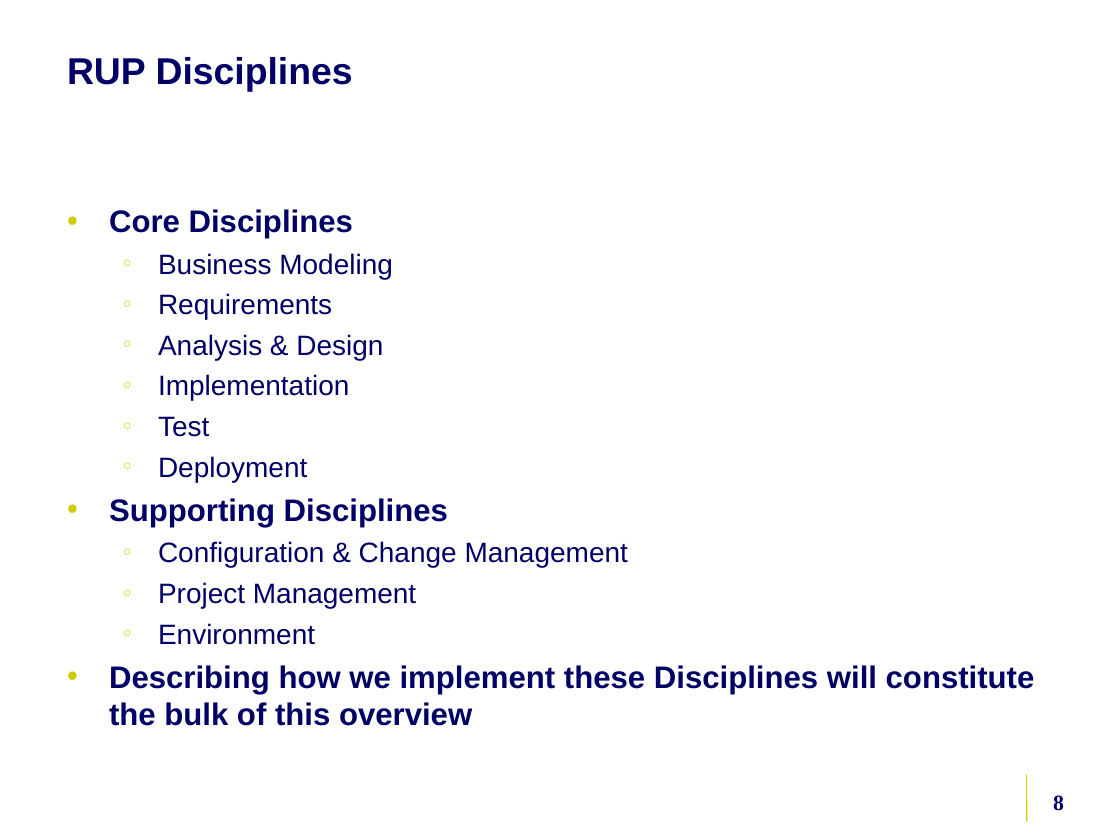
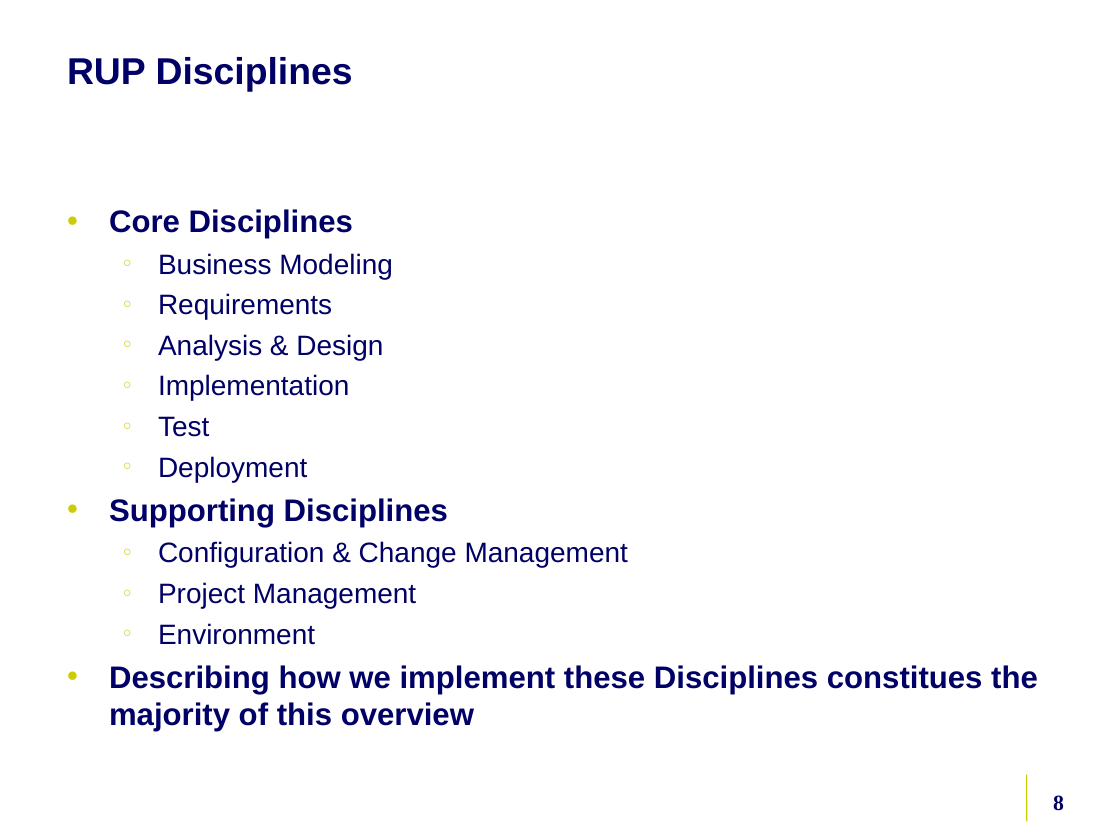
Before and after one commit to NCIP/caarray-docs, a slide deck: slide 8 of environment/references/5am_ncicb_development_process.ppt. Drawn at 1120x840 pixels with LibreOffice and Linux fonts; fonts in the diff are those of the drawing; background and template pictures are left out. Boxes give left, top, right and bottom in pixels: in the first picture for what was removed or moved away, otherwise in the second. Text is boxed around its words. In the diff, an @@ line names an element or a change of style, - is before the commit and + after.

```diff
--- a/environment/references/5am_ncicb_development_process.ppt
+++ b/environment/references/5am_ncicb_development_process.ppt
@@ text at (109, 665, 1038, 732): text changed @@
-• Describing how we implement these Disciplines will constitute the bulk of this overview
+• Describing how we implement these Disciplines constitues the majority of this overview
```
Also in this commit, not shown: 9 other slides changed, 9 slides added, 7 slides removed.
